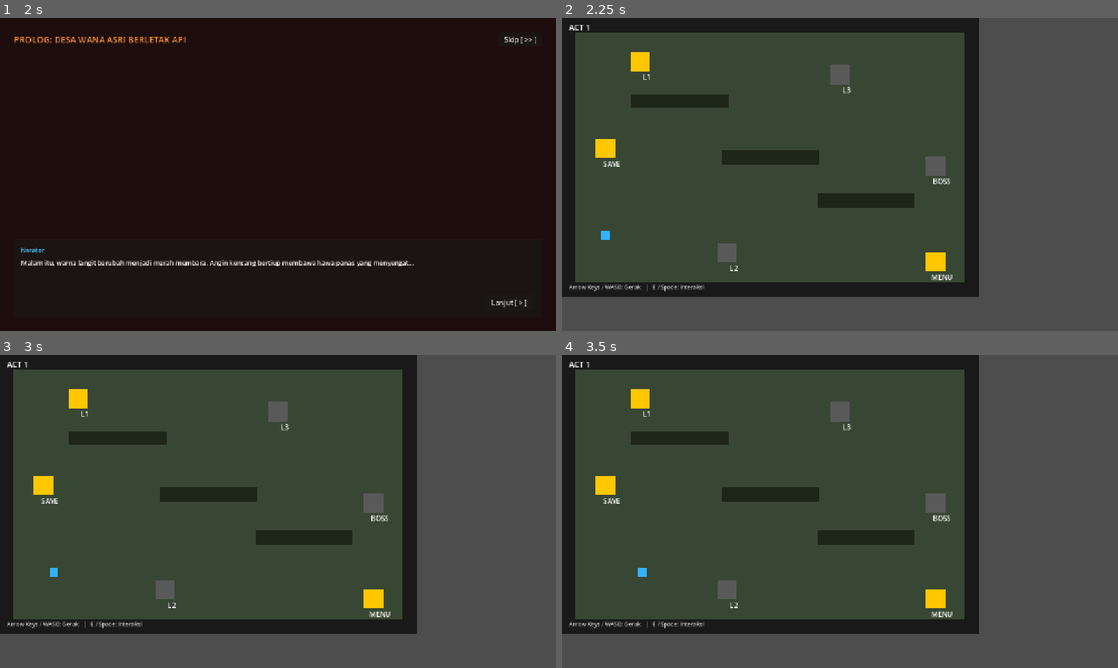
Above: before the commit, frames 1-4 (two rows, left to right).
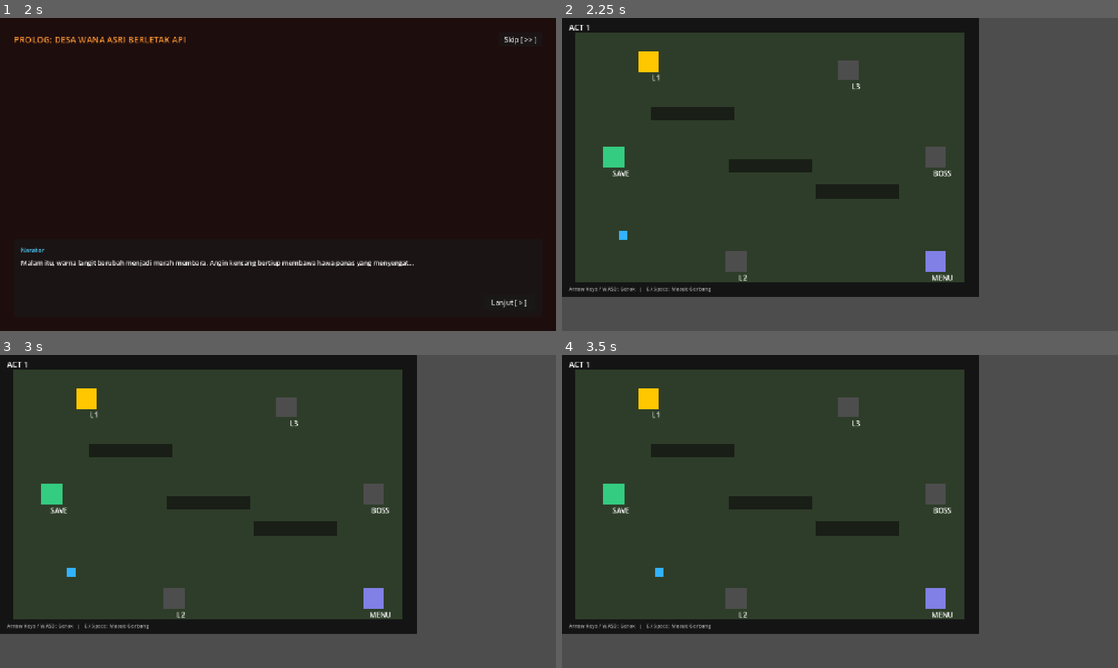
Above: after the commit, the same moments.

Repository: Madboksu/Geni
Game: Godot game, scene res://scenes/main_menu/main_menu.tscn
Same seed, same stepped clock (60 frames per second), same inputs: the game is played once before the commit and once after it.
Inputs (mouse positions are in pixels of both pictures, inside the frame that each line leads up to):
- Up to frame 1 (2 s): click "Lanjutkan Game" at 0.5 s; click "Game Baru" at 1.25 s
- Up to frame 2 (2.25 s): click "Skip [ >> ]" at 2 s
- Up to frame 3 (3 s): tap Enter (ui_accept) at 2.75 s; move the mouse to (400, 495) at 2.77 s; hold Right (ui_right) from 2.78 s (still down); click (400, 495) at 2.92 s
- Up to frame 4 (3.5 s): keep holding Right (ui_right); tap Enter (ui_accept) at 3.02 s

Frame 1 is identical in both runs. In frame 2, 3.7% of the frame differs, in the area x 1-71%, y 10-88%; in frame 3, 3.7%; in frame 4, 3.7%.

Commit message:
fix: perbaikan bug level_select dan alur game

Diff:
--- a/scenes/battle/battle_scene.gd
+++ b/scenes/battle/battle_scene.gd
@@ -386,9 +386,11 @@
 
 func _on_btn_continue_pressed() -> void:
 	if player_entity.current_hp > 0:
+		# Victory: HP sudah di-save di _on_battle_victory, langsung ke level select
 		GameManager.load_scene("res://scenes/level_select/level_select.tscn")
 	else:
-		GameManager.reset_to_act1_starter_deck()
+		# Defeat: reset HP saja, deck dan progress unlock tetap
+		GameManager.reset_run()
 		GameManager.load_scene("res://scenes/level_select/level_select.tscn")
 
 func _log(msg: String) -> void:
--- a/scenes/battle/components/card_ui.tscn
+++ b/scenes/battle/components/card_ui.tscn
@@ -14,7 +14,6 @@
 
 [node name="CardTexture" type="TextureRect" parent="." unique_id=470718032]
 unique_name_in_owner = true
-visible = false
 layout_mode = 1
 anchors_preset = 15
 anchor_right = 1.0
@@ -91,14 +90,14 @@
 [node name="LblTitle" type="Label" parent="." unique_id=698016515]
 unique_name_in_owner = true
 layout_mode = 0
-offset_left = 18.0
+offset_left = 17.0
 offset_top = 117.0
-offset_right = 115.0
+offset_right = 114.0
 offset_bottom = 123.0
 size_flags_horizontal = 3
 theme_override_colors/font_color = Color(0, 0, 0, 1)
 theme_override_fonts/font = ExtResource("3_rgeur")
-theme_override_font_sizes/font_size = 5
+theme_override_font_sizes/font_size = 7
 text = "Card Title"
 horizontal_alignment = 1
 autowrap_mode = 3
--- a/scenes/level_select/level_select.gd
+++ b/scenes/level_select/level_select.gd
@@ -8,20 +8,18 @@
 
 const SPEED := 120.0
 
-# Referensi node
 @onready var player: CharacterBody2D = $Player
 @onready var hint_label: Label       = $UI/HintLabel
 @onready var act_label: Label        = $UI/ActLabel
 
-# Gerbang yang sedang disentuh player (null = tidak ada)
-var current_gate: Node = null
+var current_gate: Node  = null
+var _transitioning: bool = false
 
 
 func _ready() -> void:
 	hint_label.visible = false
-	act_label.text = "ACT %d" % GameManager.current_act
+	act_label.text     = "ACT %d" % GameManager.current_act
 
-	# Sambungkan sinyal semua gerbang
 	for gate in $Gates.get_children():
 		gate.body_entered.connect(_on_gate_entered.bind(gate))
 		gate.body_exited.connect(_on_gate_exited.bind(gate))
@@ -29,7 +27,10 @@
 
 
 func _physics_process(_delta: float) -> void:
-	# ── Gerakan karakter (WASD / Arrow Keys) ──
+	if _transitioning:
+		player.velocity = Vector2.ZERO
+		return
+
 	var direction := Vector2.ZERO
 	if Input.is_action_pressed("ui_right"): direction.x += 1
 	if Input.is_action_pressed("ui_left"):  direction.x -= 1
@@ -39,13 +40,15 @@
 	player.velocity = direction.normalized() * SPEED
 	player.move_and_slide()
 
-	# Hint label mengikuti posisi player
+	# Hint label ikut posisi player di screen space
 	if hint_label.visible:
-		hint_label.global_position = player.global_position + Vector2(-50, -44)
+		var screen_pos: Vector2 = get_viewport().get_canvas_transform() * player.global_position
+		hint_label.position = screen_pos + Vector2(-60, -52)
 
 
 func _unhandled_input(event: InputEvent) -> void:
-	# Tekan E / Space / Enter untuk masuk gerbang
+	if _transitioning:
+		return
 	if event.is_action_pressed("ui_accept") and current_gate != null:
 		_enter_gate(current_gate)
 
@@ -58,8 +61,8 @@
 	if body != player:
 		return
 	current_gate = gate
-	var is_locked: bool = gate.get_meta("locked", false)
-	if is_locked:
+	var locked: bool = gate.get_meta("locked", false)
+	if locked:
 		hint_label.text = "🔒 Terkunci"
 	else:
 		hint_label.text = "[E] %s" % gate.get_meta("label", "Masuk")
@@ -75,8 +78,9 @@
 
 
 func _enter_gate(gate: Node) -> void:
-	if gate.get_meta("locked", false):
+	if gate.get_meta("locked", false) or _transitioning:
 		return
+	_transitioning = true
 
 	match gate.get_meta("action", ""):
 		"battle":
@@ -88,16 +92,22 @@
 			GameManager.load_scene("res://scenes/main_menu/main_menu.tscn")
 
 		"save":
-			var slot := StoryData.active_save_slot if StoryData.active_save_slot > 0 else 1
+			_transitioning = false
+			var slot := max(StoryData.active_save_slot, 1)
 			SaveManager.save_game(slot)
 			hint_label.text = "✅ Game Tersimpan!"
 			await get_tree().create_timer(2.0).timeout
-			if current_gate != null:
+			if is_instance_valid(hint_label) and current_gate != null:
 				hint_label.text = "[E] %s" % current_gate.get_meta("label", "Masuk")
 
 		_:
+			_transitioning = false
 			push_warning("Gate action tidak dikenal: %s" % gate.get_meta("action", ""))
 
+
+# ─────────────────────────────────────────────
+#  VISUAL
+# ─────────────────────────────────────────────
 
 func _update_gate_visual(gate: Node) -> void:
 	var action: String = gate.get_meta("action", "")
@@ -113,7 +123,17 @@
 
 	gate.set_meta("locked", locked)
 
-	# Ubah warna kotak gerbang: abu-abu = terkunci, kuning = terbuka
 	var sprite := gate.get_node_or_null("Sprite")
 	if sprite is ColorRect:
-		sprite.color = Color(0.35, 0.35, 0.35) if locked else Color(1.0, 0.78, 0.0)
+		if locked:
+			sprite.color = Color(0.30, 0.30, 0.30)
+		else:
+			match action:
+				"battle":
+					var lvl: int = gate.get_meta("level", 1)
+					# Boss gate warna merah, normal kuning
+					sprite.color = Color(0.85, 0.15, 0.10) if lvl == 4 else Color(1.0, 0.78, 0.0)
+				"save":
+					sprite.color = Color(0.2, 0.8, 0.5)
+				"main_menu":
+					sprite.color = Color(0.5, 0.5, 0.9)
--- a/scenes/level_select/level_select.tscn
+++ b/scenes/level_select/level_select.tscn
@@ -6,7 +6,7 @@
 size = Vector2(20, 20)
 
 [sub_resource type="RectangleShape2D" id="Shape_gate"]
-size = Vector2(44, 44)
+size = Vector2(48, 48)
 
 [sub_resource type="RectangleShape2D" id="Shape_wall_h"]
 size = Vector2(960, 32)
@@ -15,7 +15,7 @@
 size = Vector2(32, 640)
 
 [sub_resource type="RectangleShape2D" id="Shape_wall_inner"]
-size = Vector2(224, 32)
+size = Vector2(192, 32)
 
 [node name="LevelSelect" type="Node2D"]
 script = ExtResource("1_script")
@@ -25,14 +25,14 @@
 offset_top = 0.0
 offset_right = 960.0
 offset_bottom = 640.0
-color = Color(0.18, 0.22, 0.18, 1)
+color = Color(0.10, 0.13, 0.10, 1)
 
 [node name="Floor" type="ColorRect" parent="."]
 offset_left = 32.0
 offset_top = 32.0
 offset_right = 928.0
 offset_bottom = 608.0
-color = Color(0.22, 0.28, 0.20, 1)
+color = Color(0.18, 0.24, 0.16, 1)
 
 [node name="Walls" type="Node2D" parent="."]
 
@@ -45,7 +45,7 @@
 offset_top = -16.0
 offset_right = 480.0
 offset_bottom = 16.0
-color = Color(0.10, 0.10, 0.10, 1)
+color = Color(0.08, 0.08, 0.08, 1)
 
 [node name="WallBottom" type="StaticBody2D" parent="Walls"]
 position = Vector2(480, 624)
@@ -56,7 +56,7 @@
 offset_top = -16.0
 offset_right = 480.0
 offset_bottom = 16.0
-color = Color(0.10, 0.10, 0.10, 1)
+color = Color(0.08, 0.08, 0.08, 1)
 
 [node name="WallLeft" type="StaticBody2D" parent="Walls"]
 position = Vector2(16, 320)
@@ -67,7 +67,7 @@
 offset_top = -320.0
 offset_right = 16.0
 offset_bottom = 320.0
-color = Color(0.10, 0.10, 0.10, 1)
+color = Color(0.08, 0.08, 0.08, 1)
 
 [node name="WallRight" type="StaticBody2D" parent="Walls"]
 position = Vector2(944, 320)
@@ -78,43 +78,43 @@
 offset_top = -320.0
 offset_right = 16.0
 offset_bottom = 320.0
-color = Color(0.10, 0.10, 0.10, 1)
+color = Color(0.08, 0.08, 0.08, 1)
 
 [node name="InnerWallA" type="StaticBody2D" parent="Walls"]
-position = Vector2(272, 192)
+position = Vector2(300, 220)
 [node name="Col" type="CollisionShape2D" parent="Walls/InnerWallA"]
 shape = SubResource("Shape_wall_inner")
 [node name="Vis" type="ColorRect" parent="Walls/InnerWallA"]
-offset_left = -112.0
-offset_top = -16.0
-offset_right = 112.0
-offset_bottom = 16.0
-color = Color(0.12, 0.15, 0.10, 1)
+offset_left = -96.0
+offset_top = -16.0
+offset_right = 96.0
+offset_bottom = 16.0
+color = Color(0.10, 0.12, 0.09, 1)
 
 [node name="InnerWallB" type="StaticBody2D" parent="Walls"]
-position = Vector2(700, 420)
+position = Vector2(680, 400)
 [node name="Col" type="CollisionShape2D" parent="Walls/InnerWallB"]
 shape = SubResource("Shape_wall_inner")
 [node name="Vis" type="ColorRect" parent="Walls/InnerWallB"]
-offset_left = -112.0
-offset_top = -16.0
-offset_right = 112.0
-offset_bottom = 16.0
-color = Color(0.12, 0.15, 0.10, 1)
+offset_left = -96.0
+offset_top = -16.0
+offset_right = 96.0
+offset_bottom = 16.0
+color = Color(0.10, 0.12, 0.09, 1)
 
 [node name="InnerWallC" type="StaticBody2D" parent="Walls"]
-position = Vector2(480, 320)
+position = Vector2(480, 340)
 [node name="Col" type="CollisionShape2D" parent="Walls/InnerWallC"]
 shape = SubResource("Shape_wall_inner")
 [node name="Vis" type="ColorRect" parent="Walls/InnerWallC"]
-offset_left = -112.0
-offset_top = -16.0
-offset_right = 112.0
-offset_bottom = 16.0
-color = Color(0.12, 0.15, 0.10, 1)
+offset_left = -96.0
+offset_top = -16.0
+offset_right = 96.0
+offset_bottom = 16.0
+color = Color(0.10, 0.12, 0.09, 1)
 
 [node name="Player" type="CharacterBody2D" parent="."]
-position = Vector2(100, 500)
+position = Vector2(140, 500)
 collision_layer = 1
 collision_mask = 1
 [node name="Col" type="CollisionShape2D" parent="Player"]
@@ -129,127 +129,122 @@
 [node name="Gates" type="Node2D" parent="."]
 
 [node name="Gate_L1" type="Area2D" parent="Gates"]
-position = Vector2(180, 100)
+position = Vector2(200, 100)
 collision_layer = 2
 collision_mask = 1
 metadata/action = "battle"
 metadata/act = 1
 metadata/level = 1
 metadata/label = "L1 Tutorial"
-metadata/locked = false
 [node name="Col" type="CollisionShape2D" parent="Gates/Gate_L1"]
 shape = SubResource("Shape_gate")
 [node name="Sprite" type="ColorRect" parent="Gates/Gate_L1"]
-offset_left = -22.0
-offset_top = -22.0
-offset_right = 22.0
-offset_bottom = 22.0
+offset_left = -24.0
+offset_top = -24.0
+offset_right = 24.0
+offset_bottom = 24.0
 color = Color(1.0, 0.78, 0.0, 1)
 [node name="Label" type="Label" parent="Gates/Gate_L1"]
-offset_left = -30.0
-offset_top = 24.0
-offset_right = 60.0
-offset_bottom = 44.0
+offset_left = -32.0
+offset_top = 26.0
+offset_right = 64.0
+offset_bottom = 46.0
 text = "L1"
 horizontal_alignment = 1
 
 [node name="Gate_L2" type="Area2D" parent="Gates"]
-position = Vector2(380, 540)
+position = Vector2(400, 560)
 collision_layer = 2
 collision_mask = 1
 metadata/action = "battle"
 metadata/act = 1
 metadata/level = 2
 metadata/label = "L2 Pertarungan"
-metadata/locked = false
 [node name="Col" type="CollisionShape2D" parent="Gates/Gate_L2"]
 shape = SubResource("Shape_gate")
 [node name="Sprite" type="ColorRect" parent="Gates/Gate_L2"]
-offset_left = -22.0
-offset_top = -22.0
-offset_right = 22.0
-offset_bottom = 22.0
+offset_left = -24.0
+offset_top = -24.0
+offset_right = 24.0
+offset_bottom = 24.0
 color = Color(1.0, 0.78, 0.0, 1)
 [node name="Label" type="Label" parent="Gates/Gate_L2"]
-offset_left = -30.0
-offset_top = 24.0
-offset_right = 60.0
-offset_bottom = 44.0
+offset_left = -32.0
+offset_top = 26.0
+offset_right = 64.0
+offset_bottom = 46.0
 text = "L2"
 horizontal_alignment = 1
 
 [node name="Gate_L3" type="Area2D" parent="Gates"]
-position = Vector2(640, 130)
+position = Vector2(660, 120)
 collision_layer = 2
 collision_mask = 1
 metadata/action = "battle"
 metadata/act = 1
 metadata/level = 3
 metadata/label = "L3 Hutan Api"
-metadata/locked = false
 [node name="Col" type="CollisionShape2D" parent="Gates/Gate_L3"]
 shape = SubResource("Shape_gate")
 [node name="Sprite" type="ColorRect" parent="Gates/Gate_L3"]
-offset_left = -22.0
-offset_top = -22.0
-offset_right = 22.0
-offset_bottom = 22.0
+offset_left = -24.0
+offset_top = -24.0
+offset_right = 24.0
+offset_bottom = 24.0
 color = Color(1.0, 0.78, 0.0, 1)
 [node name="Label" type="Label" parent="Gates/Gate_L3"]
-offset_left = -30.0
-offset_top = 24.0
-offset_right = 60.0
-offset_bottom = 44.0
+offset_left = -32.0
+offset_top = 26.0
+offset_right = 64.0
+offset_bottom = 46.0
 text = "L3"
 horizontal_alignment = 1
 
 [node name="Gate_Boss" type="Area2D" parent="Gates"]
-position = Vector2(860, 340)
+position = Vector2(860, 320)
 collision_layer = 2
 collision_mask = 1
 metadata/action = "battle"
 metadata/act = 1
 metadata/level = 4
-metadata/label = "BOSS !!!"
-metadata/locked = false
+metadata/label = "BOSS!!!"
 [node name="Col" type="CollisionShape2D" parent="Gates/Gate_Boss"]
 shape = SubResource("Shape_gate")
 [node name="Sprite" type="ColorRect" parent="Gates/Gate_Boss"]
-offset_left = -22.0
-offset_top = -22.0
-offset_right = 22.0
-offset_bottom = 22.0
-color = Color(0.9, 0.2, 0.1, 1)
+offset_left = -24.0
+offset_top = -24.0
+offset_right = 24.0
+offset_bottom = 24.0
+color = Color(0.85, 0.15, 0.10, 1)
 [node name="Label" type="Label" parent="Gates/Gate_Boss"]
-offset_left = -30.0
-offset_top = 24.0
-offset_right = 60.0
-offset_bottom = 44.0
+offset_left = -32.0
+offset_top = 26.0
+offset_right = 64.0
+offset_bottom = 46.0
 text = "BOSS"
 horizontal_alignment = 1
 
 [node name="Gate_Save" type="Area2D" parent="Gates"]
-position = Vector2(100, 300)
+position = Vector2(120, 320)
 collision_layer = 2
 collision_mask = 1
 metadata/action = "save"
 metadata/act = 0
 metadata/level = 0
 metadata/label = "Simpan Game"
-metadata/locked = false
 [node name="Col" type="CollisionShape2D" parent="Gates/Gate_Save"]
 shape = SubResource("Shape_gate")
 [node name="Sprite" type="ColorRect" parent="Gates/Gate_Save"]
-offset_left = -22.0
-offset_top = -22.0
-offset_right = 22.0
-offset_bottom = 22.0
+offset_left = -24.0
+offset_top = -24.0
+offset_right = 24.0
+offset_bottom = 24.0
 color = Color(0.2, 0.8, 0.5, 1)
 [node name="Label" type="Label" parent="Gates/Gate_Save"]
-offset_left = -30.0
-offset_top = 24.0
-offset_right = 60.0
-offset_bottom = 44.0
+offset_left = -32.0
+offset_top = 26.0
+offset_right = 64.0
+offset_bottom = 46.0
 text = "SAVE"
 horizontal_alignment = 1
 
@@ -261,20 +256,19 @@
 metadata/act = 0
 metadata/level = 0
 metadata/label = "Keluar ke Menu"
-metadata/locked = false
 [node name="Col" type="CollisionShape2D" parent="Gates/Gate_Exit"]
 shape = SubResource("Shape_gate")
 [node name="Sprite" type="ColorRect" parent="Gates/Gate_Exit"]
-offset_left = -22.0
-offset_top = -22.0
-offset_right = 22.0
-offset_bottom = 22.0
+offset_left = -24.0
+offset_top = -24.0
+offset_right = 24.0
+offset_bottom = 24.0
 color = Color(0.5, 0.5, 0.9, 1)
 [node name="Label" type="Label" parent="Gates/Gate_Exit"]
-offset_left = -30.0
-offset_top = 24.0
-offset_right = 60.0
-offset_bottom = 44.0
+offset_left = -32.0
+offset_top = 26.0
+offset_right = 64.0
+offset_bottom = 46.0
 text = "MENU"
 horizontal_alignment = 1
 
@@ -283,8 +277,8 @@
 [node name="ActLabel" type="Label" parent="UI"]
 offset_left = 16.0
 offset_top = 8.0
-offset_right = 300.0
-offset_bottom = 36.0
+offset_right = 320.0
+offset_bottom = 34.0
 text = "ACT 1"
 theme_override_font_sizes/font_size = 18
 
@@ -292,17 +286,17 @@
 visible = false
 offset_left = 0.0
 offset_top = 0.0
-offset_right = 160.0
+offset_right = 200.0
 offset_bottom = 28.0
 text = "[E] Masuk"
-theme_override_colors/font_color = Color(1, 1, 0, 1)
+theme_override_colors/font_color = Color(1, 1, 0.2, 1)
 theme_override_font_sizes/font_size = 16
 
 [node name="ControlsHint" type="Label" parent="UI"]
 offset_left = 16.0
-offset_top = 610.0
-offset_right = 500.0
+offset_top = 614.0
+offset_right = 560.0
 offset_bottom = 634.0
-text = "Arrow Keys / WASD: Gerak   |   E / Space: Interaksi"
-theme_override_font_sizes/font_size = 13
-modulate = Color(0.8, 0.8, 0.8, 1)
+text = "Arrow Keys / WASD: Gerak   |   E / Space: Masuk Gerbang"
+theme_override_font_sizes/font_size = 12
+modulate = Color(0.7, 0.7, 0.7, 1)
--- a/scripts/autoload/game_manager.gd
+++ b/scripts/autoload/game_manager.gd
@@ -34,6 +34,14 @@
 	]
 	player_max_hp = 50
 	player_current_hp = 50
+	current_act = 1
+	current_level = 1
+	act1_max_level_unlocked = 1
+	act2_max_level_unlocked = 1
+
+## Reset HP saja setelah kalah — deck dan unlock TETAP tersimpan
+func reset_run() -> void:
+	player_current_hp = player_max_hp
 
 func add_card_to_deck(card_id: String) -> void:
 	player_deck.append(card_id)
